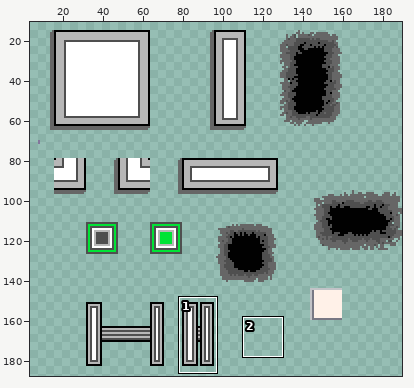
Edited in one commit: sprite sheet (Assets/Art/Tilemap/Tilemap.png). The picture above shows the old version from afar; the outline marks the close-up.
Close-up. First the earlier version:
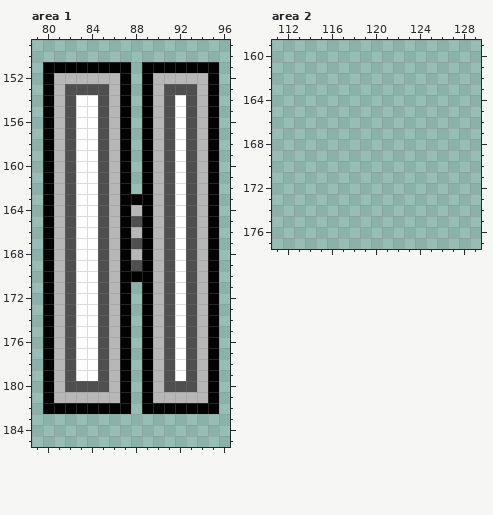
The file is 190x190 pixels. Colours within 5 levels of each other are drawn and written as one. Shown: area 1: x 79..96, y 149..185; area 2: x 111..129, y 159..177. The wide view leaves out empty margins. The commit also changed other parts of the picture, which this record leaves out.
The result:
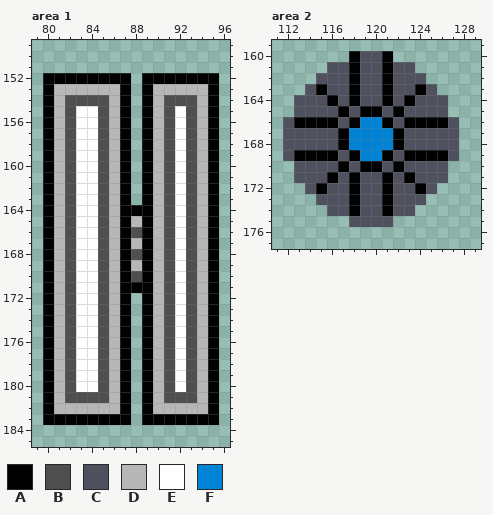
Palette (. is transparent): A #000000fd  B #4f4f4f  C #4f515f  D #b7b7b7fd  E #ffffff  F #0083d4
Diff:
Area 1:
y 151: x 80..87 AAAAAAAA -> ........; x 89..95 AAAAAAA -> .......
y 152: x 81..86 DDDDDD -> AAAAAA; x 90..94 DDDDD -> AAAAA
y 153: x 82..85 BBBB -> DDDD; x 91..93 BBB -> DDD
y 154: x 83..84 EE -> BB; x 92 E -> B
y 163: x 88 A -> .
y 164: x 88 D -> A
y 165: x 88 B -> D
y 166: x 88 D -> B
y 167: x 88 B -> D
y 168: x 88 D -> B
y 169: x 88 B -> D
y 170: x 88 A -> B
y 171: x 88 . -> A
y 180: x 83..84 BB -> EE; x 92 B -> E
y 181: x 82..85 DDDD -> BBBB; x 91..93 DDD -> BBB
y 182: x 81..86 AAAAAA -> DDDDDD; x 90..94 AAAAA -> DDDDD
y 183: x 80..87 ........ -> AAAAAAAA; x 89..95 ....... -> AAAAAAA
Area 2:
y 160: x 118..121 .... -> ACCA
y 161: x 116..123 ........ -> CCACCACC
y 162: x 115..124 .......... -> CCCACCACCC
y 163: x 114..125 ............ -> CACCACCACCAC
y 164: x 113..126 .............. -> CCCACACCACACCC
y 165: x 113..126 .............. -> CCCCACAACACCCC
y 166: x 112..127 ................ -> CAAAACAFFACAAAAC
y 167..168: x 112..127 ................ -> CCCCCAFFFFACCCCC
y 169: x 112..127 ................ -> CAAAACAFFACAAAAC
y 170: x 113..126 .............. -> CCCCACAACACCCC
y 171: x 113..126 .............. -> CCCACACCACACCC
y 172: x 114..125 ............ -> CACCACCACCAC
y 173: x 115..124 .......... -> CCCACCACCC
y 174: x 116..123 ........ -> CCACCACC
y 175: x 118..121 .... -> CCCC
Where, in picture pixels (left, top, right, bottom), the same in both close-ups:
changed: (43, 62, 219, 106)
changed: (131, 194, 142, 293)
changed: (43, 381, 219, 425)
added: (283, 51, 459, 227)
